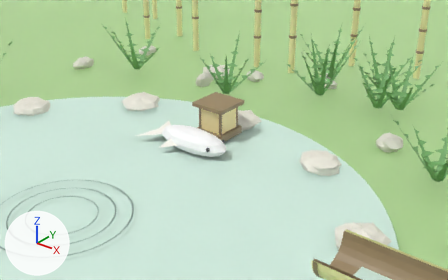
Two versions of the Blender file wflevels/bamboo_tipper_pond/bamboo_tipper_pond.blend, one commit apart.
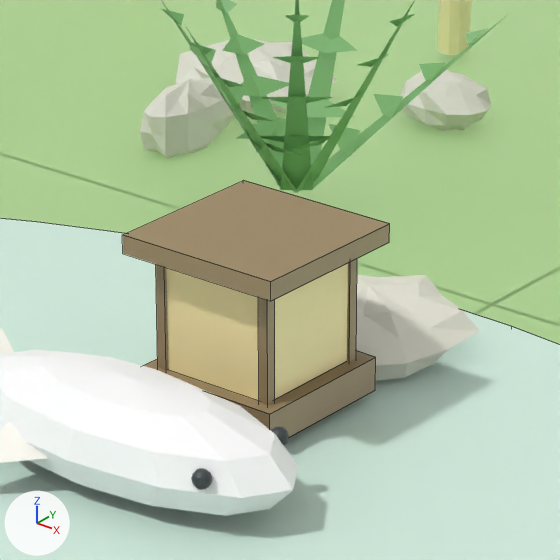
There are two pictures of each version: one from a 50 mm lens placed at (6.53, -4.45, 4.87), pointed at (0.2, 3.46, -0.04), one close up on the part from 38% to 62% of the width and 20% to 59% of the height. Every picture has the same lights, and +X, +Y and +Z are marked at lower left. The first two pictures are the older version. The close-ups show mesh edges as thin lines.

Objects in the first close-up: 'BambooGrove', 'FloatingLantern', 'Garden', 'Koi', 'PondWater'.
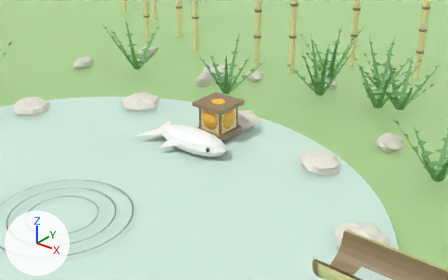
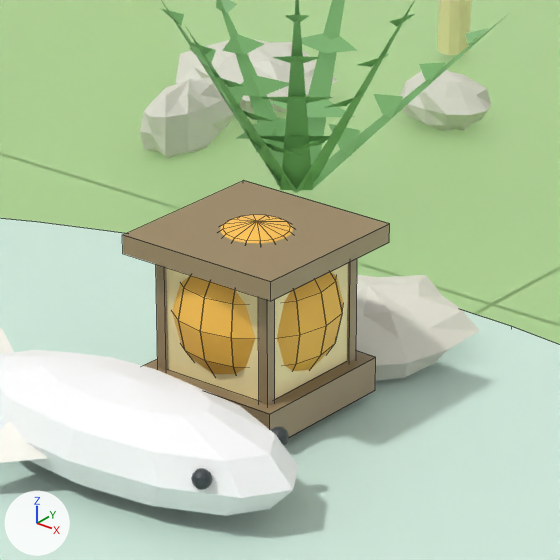
Scene script edits in JSON lines:
```json
{"op": "add", "block": "mat_night_glow", "code": ["mat_night_glow = principled_material('night_glow')", "mat_night_glow.base_color = (1.0, 0.55, 0.08)  # orange #ffc450"]}
{"op": "add", "block": "me_nightlantern", "code": ["me_nightlantern = bpy.data.meshes.new('NightLantern')", "me_nightlantern.from_pydata(...)  # 480 vertices, 128 faces; spans x -0.31..0.31, y -0.31..0.31, z 0.05..0.67", "me_nightlantern.materials.append(mat_night_glow)  # orange #ffc450"]}
{"op": "add", "block": "ob_nightlantern", "code": ["ob_nightlantern = bpy.data.objects.new('NightLantern', me_nightlantern)", "ob_nightlantern.location = (0.0, 3.55, 0.0)"]}
```

Location of each change, [x1, y1, x2, y2] in pixels of the close-ups (560 x 560 px):
```json
{"object": "NightLantern", "change": "added", "after": [172, 215, 344, 374], "on screen": "orange"}
```
